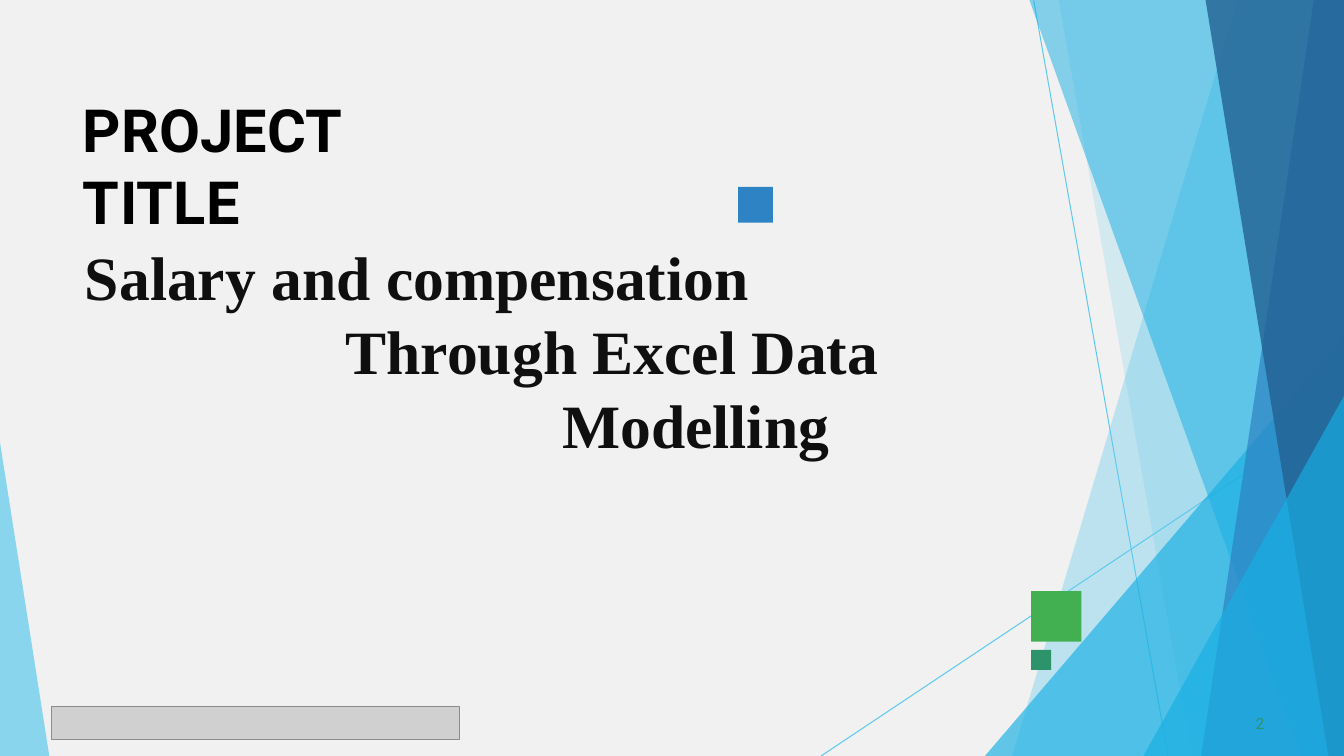
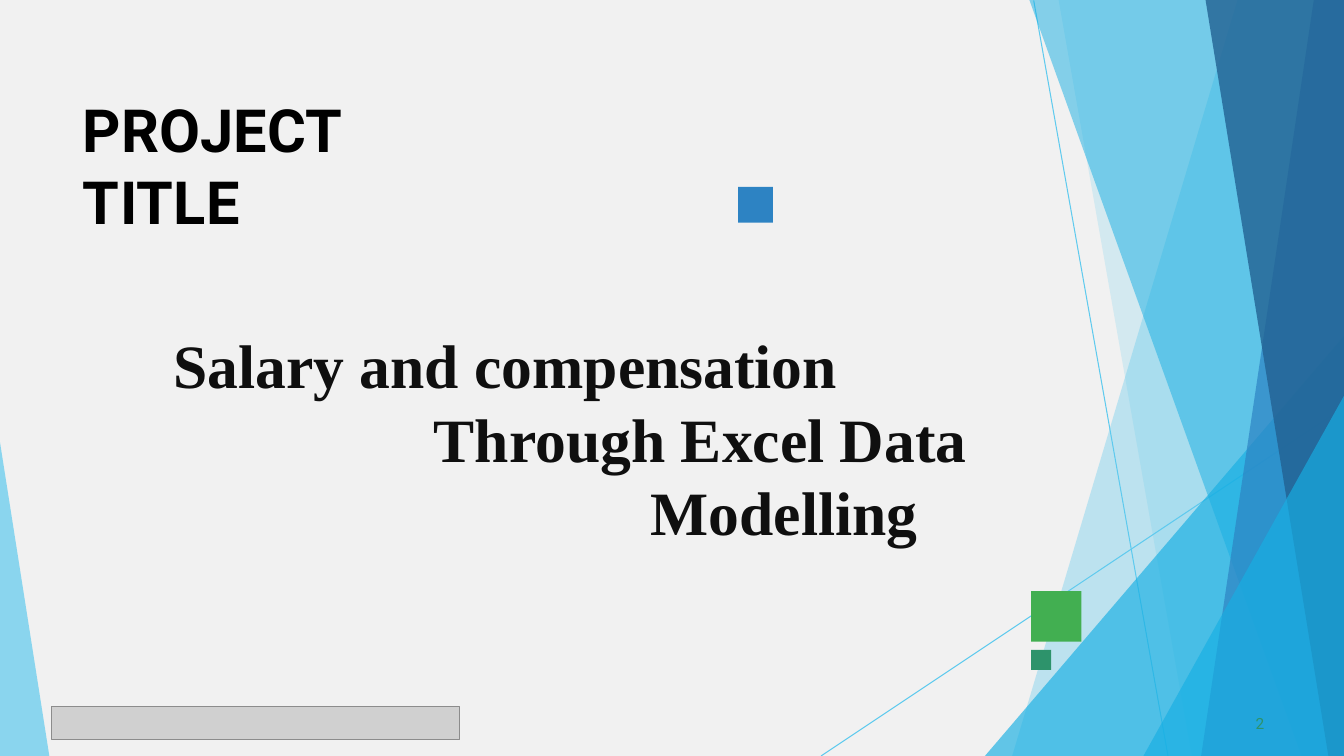
Before and after one commit to Shammmmmmmm/TNSDC-DATA-ANALYTICS, a slide deck: slide 2 of Employee_Data_Analysis_2.pptx. Drawn at 1344x756 pixels with LibreOffice and Linux fonts; fonts in the diff are those of the drawing; grey boxes stand for pictures. Boxes give left, top, right and bottom in pixels: in the first picture for what was removed or moved away, otherwise in the second. Text is boxed around its words. In the diff, an @@ line names an element or a change of style, - is before the commit and + after.

```diff
--- a/Employee_Data_Analysis_2.pptx
+++ b/Employee_Data_Analysis_2.pptx
@@ text "Salary and compensation": place and size @@
-text "Salary and compensation" at bbox=[85, 257, 879, 460]
+text "Salary and compensation" at bbox=[173, 345, 967, 547]
```
Also in this commit, not shown: 10 other slides changed.
